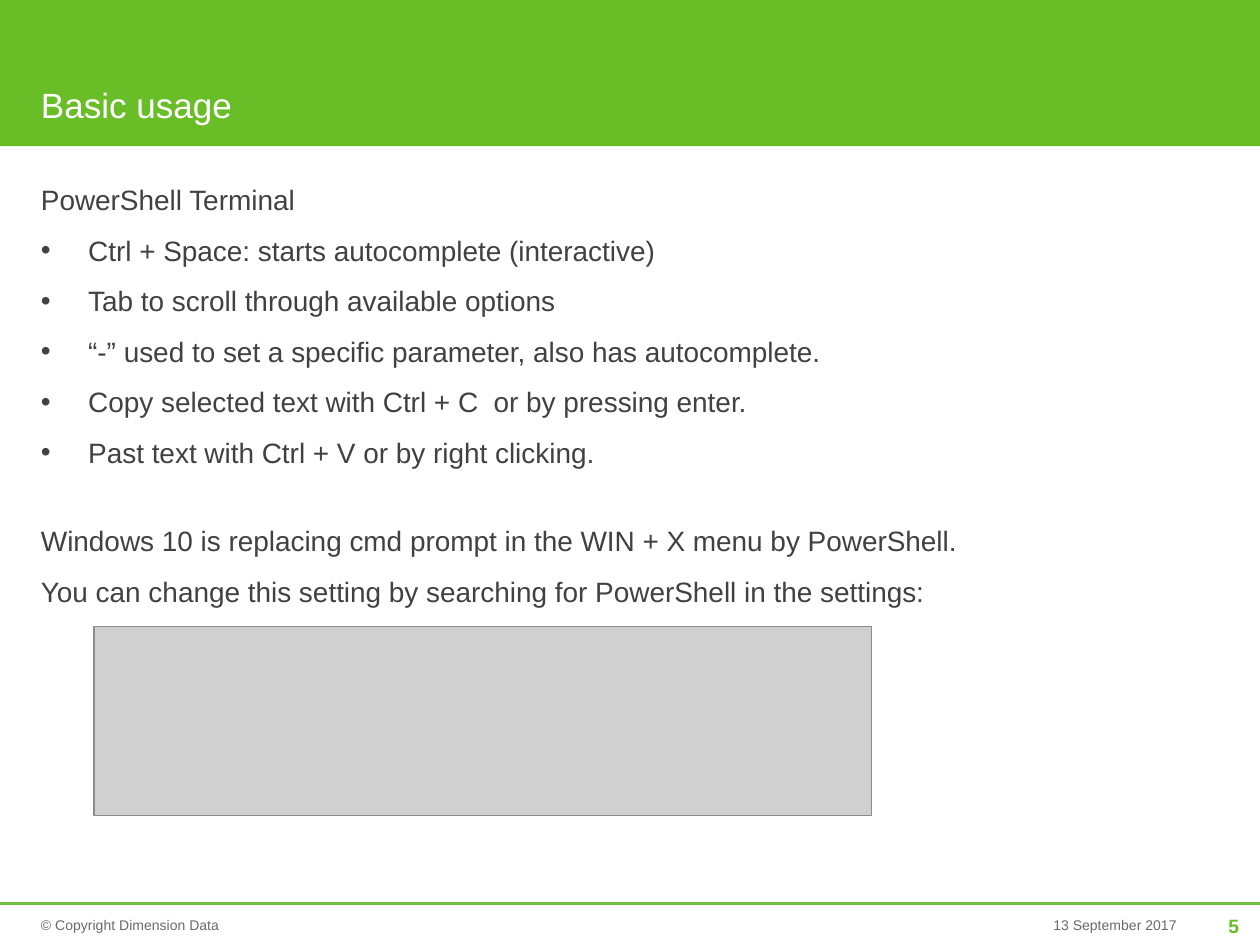
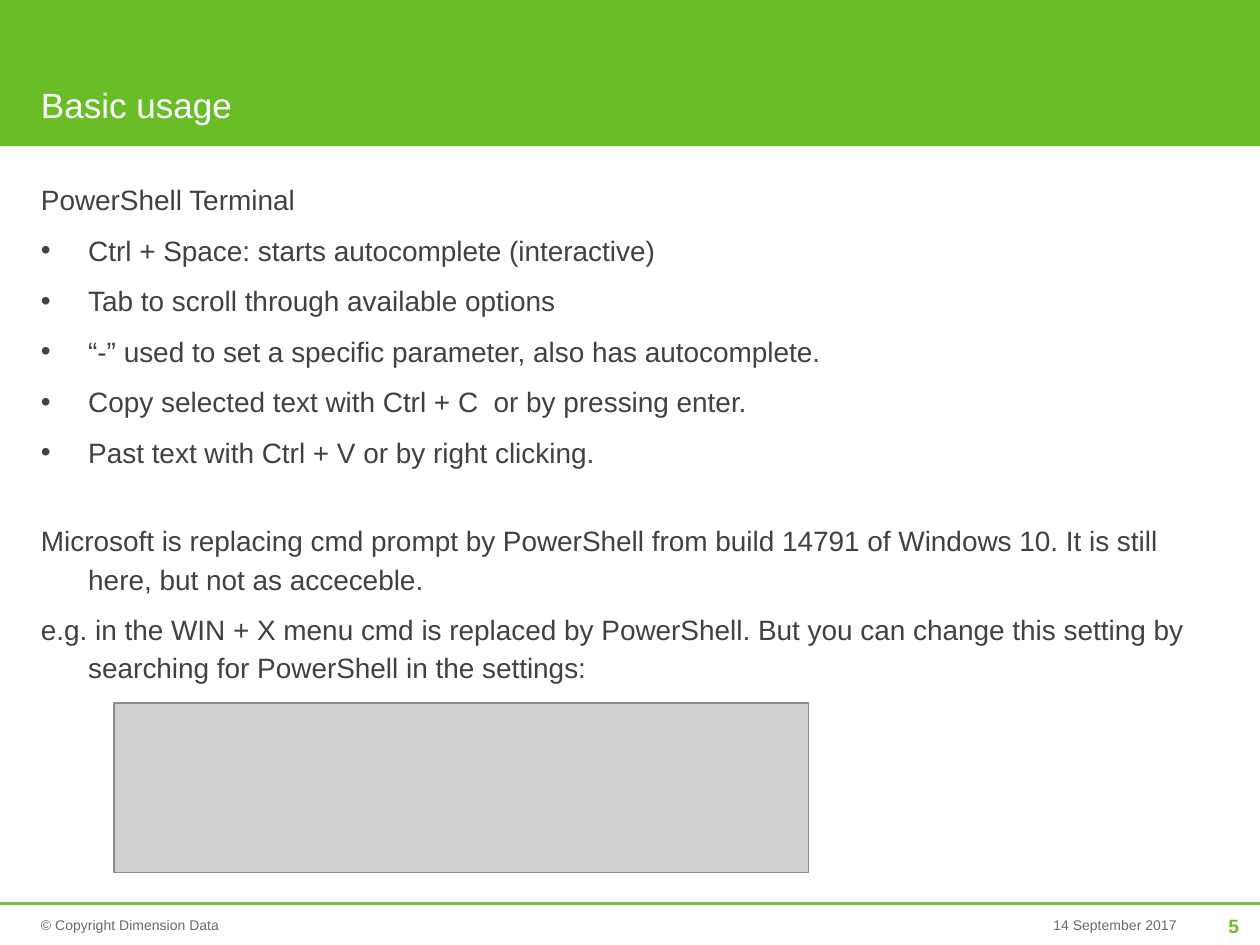
Before and after one commit to mjrio/mjr-tooling-poweshell, a slide deck: slide 5 of BasicPowerShell.pptx. Drawn at 1260x945 pixels with LibreOffice and Linux fonts; fonts in the diff are those of the drawing; grey boxes stand for pictures; background and template pictures are left out. Boxes give left, top, right and bottom in pixels: in the first picture for what was removed or moved away, otherwise in the second. Text is boxed around its words. In the diff, an @@ line names an element or a change of style, - is before the commit and + after.

```diff
--- a/BasicPowerShell.pptx
+++ b/BasicPowerShell.pptx
@@ text at (x1=41, y1=530, x2=1184, y2=684): text changed @@
-Windows 10 is replacing cmd prompt in the WIN + X menu by PowerShell.
-You can change this setting by searching for PowerShell in the settings:
+Microsoft is replacing cmd prompt by PowerShell from build 14791 of Windows 10. It is still here, but not as acceceble.
+e.g. in the WIN + X menu cmd is replaced by PowerShell. But you can change this setting by searching for PowerShell in the settings:
@@ picture resized from (x1=94, y1=626, x2=872, y2=815) to (x1=115, y1=703, x2=809, y2=872) @@
@@ text at (x1=1053, y1=920, x2=1176, y2=933): text changed @@
-13 September 2017
+14 September 2017
```
Also in this commit, not shown: 36 other slides changed, 4 slides added, 1 slide removed.
